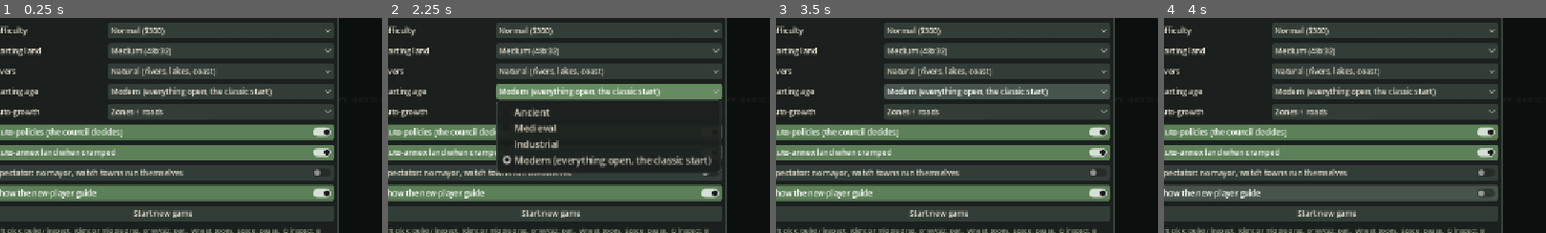
Above: before the commit, frames 1-4 (left to right).
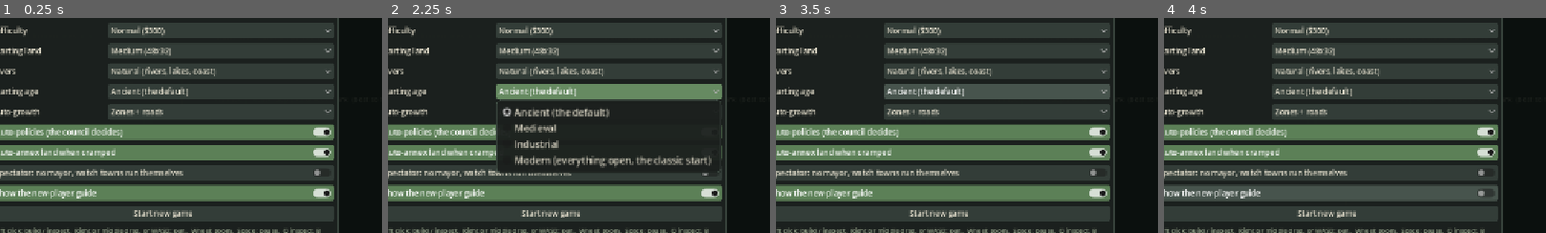
Above: after the commit, the same moments.

Repository: krugerhomeassistant/murmur
Game: Godot game, scene res://scenes/main.tscn
The game is run twice, just before and just after one commit, with the same random seed, the same clock (stepped at 60 frames per second) and the same inputs.
Inputs (mouse positions are % of the whole screen's width and height, from its top left):
- Up to frame 1 (0.25 s): no input
- Up to frame 2 (2.25 s): click "Normal ($300)" at 0.5 s; click "Normal ($300)" at 1.25 s; click (58, 50) at 2 s, where only the run before the commit has a clickable "Modern (everything open, the …"
- Up to frame 3 (3.5 s): click (58, 50) at 2.75 s, where only the run before the commit has a clickable "Modern (everything open, the …"
- Up to frame 4 (4 s): click "Show the new-player guide" at 3.5 s
The pictures show only the part of the screen within x 29-79%, y 33-83%; the shares and areas given below are measured in that part.

The runs differ from the first frame. In frame 1, 0.8% of the frame differs, in the area x 29-72%, y 32-37%; in frame 2, 1.4%, in the area x 29-72%, y 32-69%; in frame 3, 0.8%; in frame 4, 0.8%.

Commit message:
Start new games in the Ancient age by default

Diff:
--- a/client/scripts/setup.gd
+++ b/client/scripts/setup.gd
@@ -72,7 +72,7 @@
 	o_diff = _opt(v, "Difficulty", ["Relaxed ($600, calmer world)", "Normal ($300)", "Hard ($150, more disasters)"], 1, "Starting money and how often world events strike.")
 	o_land = _opt(v, "Starting land", ["Small (40x24)", "Medium (48x32)", "Large (64x40)"], 1, "How much of the map you own at the start. You can annex more at any time.")
 	o_river = _opt(v, "Rivers", ["Natural (rivers, lakes, coast)", "None (flat land)", "Custom: I paint it (world editor)" …(254 unchanged characters)…
-	o_age = _opt(v, "Starting age", ["Ancient", "Medieval", "Industrial", "Modern (everything open, the classic start)"], Ages.LAST, "The age every town starts in. Each ag …(152 unchanged characters)…
+	o_age = _opt(v, "Starting age", ["Ancient (the default)", "Medieval", "Industrial", "Modern (everything open, the classic start)"], 0, "The age every town starts in. Each ag …(152 unchanged characters)…
 	o_auto = _opt(v, "Auto-growth", ["Off - I build everything", "Zones only", "Zones + roads"], 2, "Whether the planner zones plots and lays roads for you when demand rises.")
 	o_pol = CheckButton.new()
 	o_pol.text = "Auto-policies (the council decides)"
Not shown, changed: CHANGELOG.md
Not shown, changed: docs/AGES_DESIGN.md
